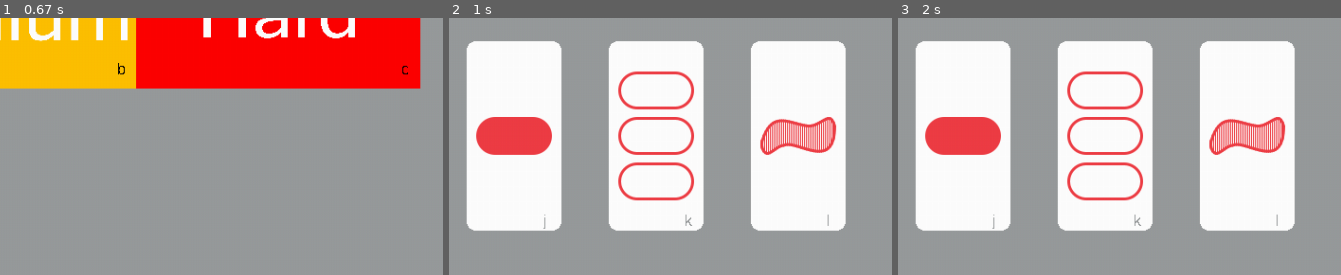
Above: before the commit, frames 1-3 (left to right).
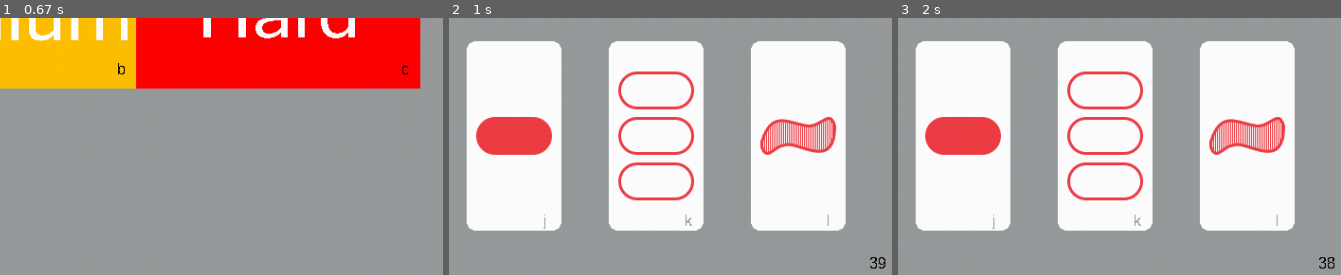
Above: after the commit, the same moments.

Repository: Remon1123/pygame
Game: pygame game, started from main.py
The game is run twice, just before and just after one commit, with the same random seed, the same clock (stepped at 60 frames per second) and the same inputs.
Inputs:
- Up to frame 1 (0.67 s): no input
- Up to frame 2 (1 s): tap A at 0.83 s
- Up to frame 3 (2 s): hold D 1.17-1.63 s; hold D from 1.67 s (still down); tap B at 1.82 s
The pictures show only the part of the screen within x 50-100%, y 50-100%; the shares and areas given below are measured in that part.

Frame 1 is identical in both runs. In frame 2, less than 0.1% of the frame differs, in the area x 95-99%, y 92-98%; in frame 3, less than 0.1%.

Commit message:
Finalversion3
Added a timer

Diff:
--- a/main.py
+++ b/main.py
@@ -288,6 +288,8 @@
     computerscoretext = Font.render("computerscore="+str(computerscore),False,(0,0,0))
     screen.blit(computerscoretext,(20,8))
     hinttext = Font.render("Press spacebar for a hint",False,(0,0,0))
+    timer = Font.render(str((difficulty*60-timesinceset)//60),False,(0,0,0))
+    screen.blit(timer,(925,525))
 
     # Displays that you can press spacebar for a hint,
     # if and only if the game is not over and you've not selected anything
@@ -302,5 +304,6 @@
         screen.blit(temporary_surface,(50+150*(i%6),50+250*(i//6)))
 
 
+
     pygame.display.update()
     clock.tick(60)
